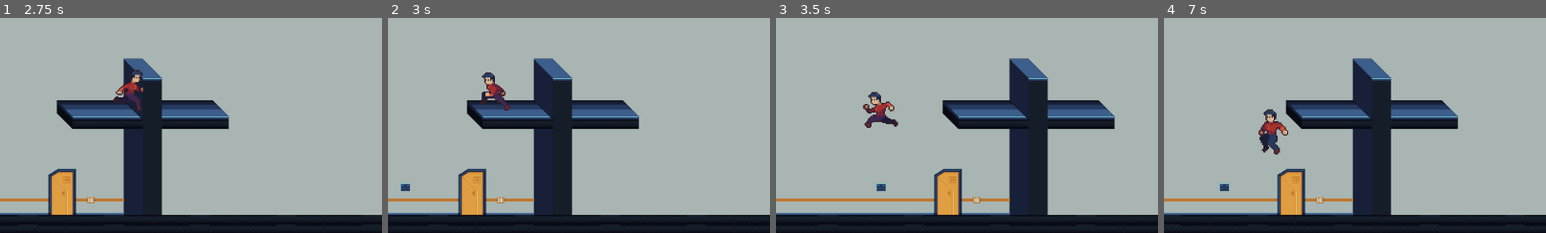
Above: before the commit, frames 1-4 (left to right).
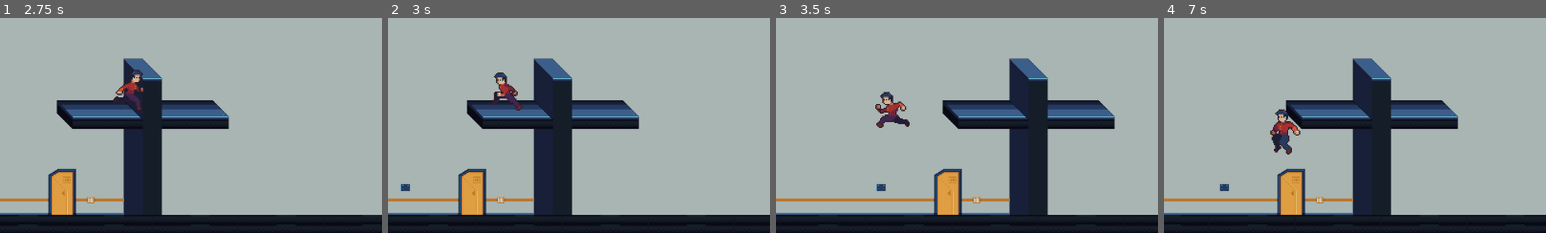
Above: after the commit, the same moments.

Repository: jame581/ShadowSecrets
Game: Godot game, scene res://maps/main_menu.tscn
Same seed, same stepped clock (60 frames per second), same inputs: the game is played once before the commit and once after it.
Inputs:
- Up to frame 1 (2.75 s): click "Start game" at 0.5 s; hold E (interact) 1.28-2.03 s; hold D (right) from 1.28 s (still down); tap Space (jump) at 1.52, 2.27 s; tap E (interact) at 2.1 s
- Up to frame 2 (3 s): release D (right) at 2.78 s; hold A (left) from 2.78 s (still down); hold E (interact) from 2.78 s (still down)
- Up to frame 3 (3.5 s): keep holding A (left); keep holding E (interact)
- Up to frame 4 (7 s): release A (left) at 3.53 s; release E (interact) at 3.53 s; hold D (right) 3.53-5.03 s; tap E (interact) at 3.6, 5.1, 6.6 s; tap Space (jump) at 3.77, 4.52, 5.27, 6.77 s; hold E (interact) 4.28-5.03 s; hold A (left) 5.03-5.78 s; hold D (right) 5.78-6.53 s; hold E (interact) 5.78-6.53 s; hold A (left) from 6.53 s (still down)
The pictures show only the part of the screen within x 33-83%, y 50-100%; the shares and areas given below are measured in that part.

Frame 1 is identical in both runs. In frame 2, 1.1% of the frame differs, in the area x 24-36%, y 25-44%; in frame 3, 1.2%; in frame 4, 1.4%, in the area x 24-36%, y 42-64%.

Commit message:
Refactor sprite flipping logic to simplify offset handling for player

Diff:
--- a/project/scripts/player.gd
+++ b/project/scripts/player.gd
@@ -51,10 +51,8 @@
 	if velocity.x != 0:
 		if velocity.x < 0:
 			sprite.scale.x = -1
-			sprite.offset.x = 10
 		else:
 			sprite.scale.x = 1
-			sprite.offset.x = 0
 
 func deal_damage(damage: int) -> void:
 	healt_component.update_health(damage)
